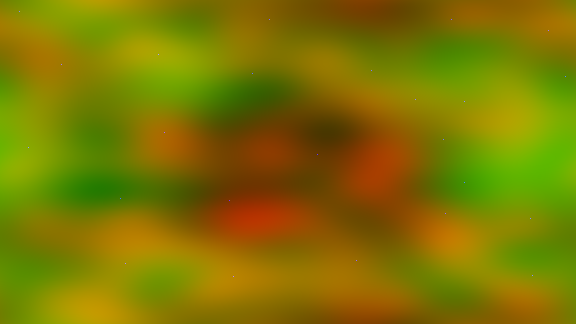
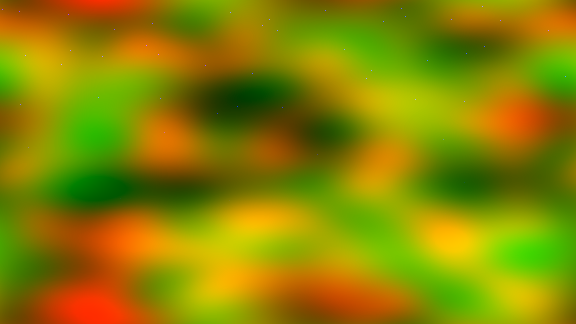
Layers edited between the first and the second w=576, h=324 image:
added layer "Fill Layer 9" (other) in group "Group 4" over (x1=0, y1=0, x2=576, y2=324)
painted on "alpha" over (x1=0, y1=0, x2=576, y2=324)
